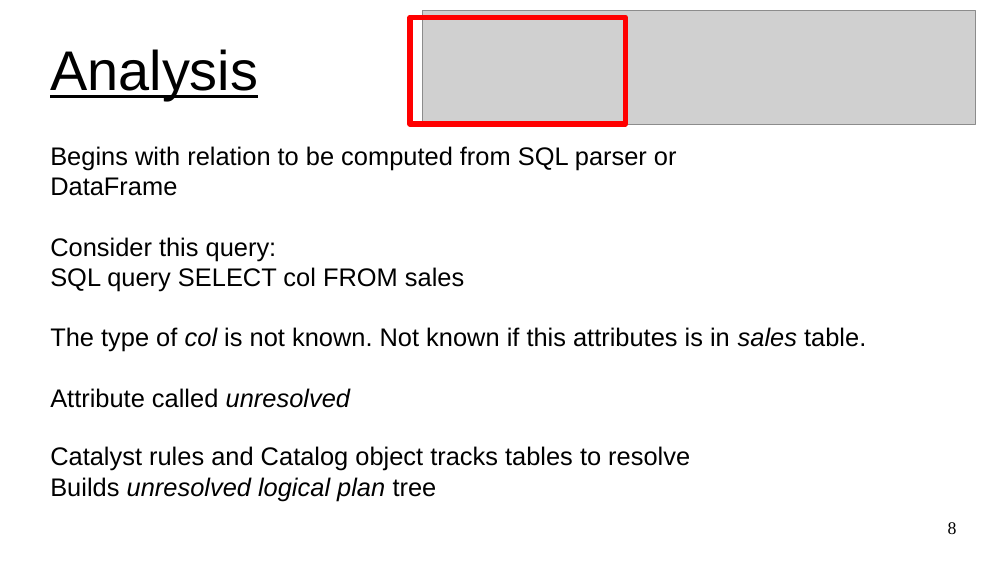
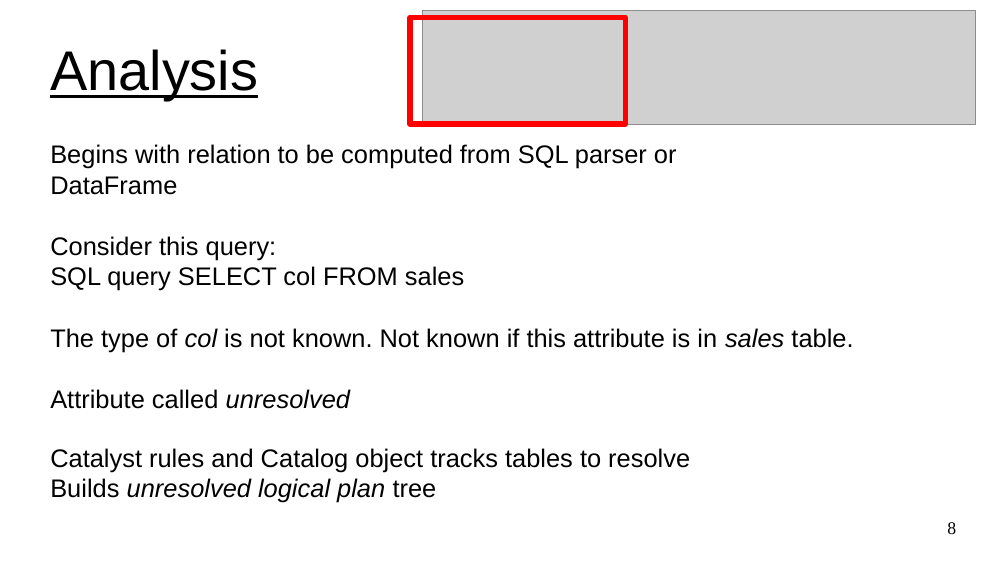
Before and after one commit to UVADS/distributed_computing, a slide deck: slide 8 of 03_dataframes_and_spark_sql/content_catalyst_optimizer/calalyst_optimizer_for_spark_sql.ppt. Drawn at 1008x567 pixels with LibreOffice and Linux fonts; fonts in the diff are those of the drawing; grey boxes stand for pictures. Boxes give left, top, right and bottom in pixels: in the first picture for what was removed or moved away, otherwise in the second. Text is boxed around its words. In the diff, an @@ line names an element or a change of style, - is before the commit and + after.

```diff
--- a/03_dataframes_and_spark_sql/content_catalyst_optimizer/calalyst_optimizer_for_spark_sql.ppt
+++ b/03_dataframes_and_spark_sql/content_catalyst_optimizer/calalyst_optimizer_for_spark_sql.ppt
@@ subtitle at [50, 328, 853, 352]: text changed @@
-The type of col is not known. Not known if this attributes is in sales table.
+The type of col is not known. Not known if this attribute is in sales table.
```
Also in this commit, not shown: 3 other slides changed, 2 other files.
